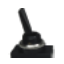
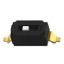
The second 64 × 64 image is a revision of the first. Changes to its layers:
added group "DIP_switch" with 2 layers above "flick_switch" over [2, 20, 62, 47]
renamed "Layer 3" to "Layer 2", moved it into group "DIP_switch", painted on it over [2, 18, 62, 47]
hid group "flick_switch" (1 layers) over [8, 8, 55, 58]
painted on "Layer 4" over [8, 8, 55, 58]
